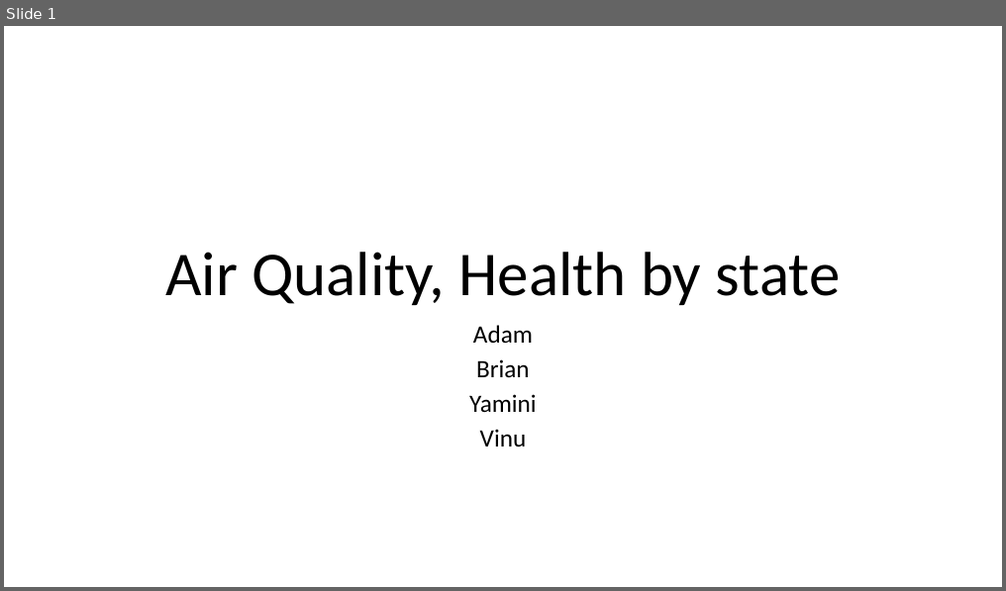
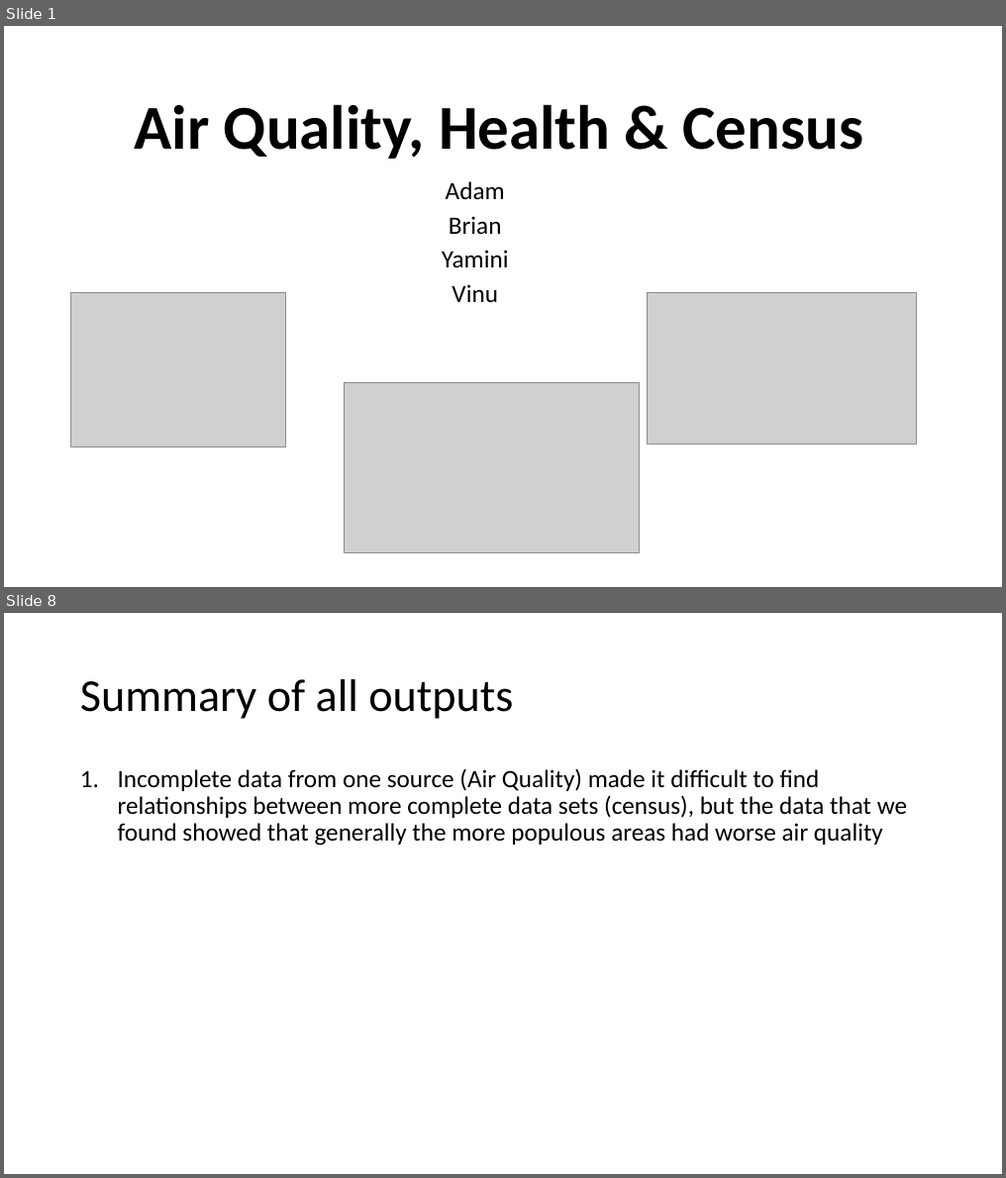
Before and after one commit to amxmongoose/City_Health, a slide deck: City_health_ppt.pptx. Shown one above the other, each under a label of ours: slide 1 before the commit, slides 1 and 8 after it; the slides between them are not shown. The pictures are 1006x591 and 1006x1178 pixels, drawn with LibreOffice and Linux fonts; fonts in the diff are those of the drawing; grey boxes stand for pictures. Boxes give left, top, right and bottom in pixels: in the first picture for what was removed or moved away, otherwise in the second. Text is boxed around its words. In the diff, an @@ line names an element or a change of style, - is before the commit and + after.

```diff
--- a/City_health_ppt.pptx
+++ b/City_health_ppt.pptx
@@ slide 8 added at box(4, 613, 1002, 1174), background #FFFFFF @@
@@ title added at box(80, 679, 513, 719), 44 pt, text #000000 @@
+Summary of all outputs
@@ text added at box(118, 768, 907, 846), 24 pt, text #000000 @@
+1. Incomplete data from one source (Air Quality) made it difficult to find relationships between more complete data sets (census), but the data that we found showed that generally the more populous areas had worse air quality
@@ slide 1 changed as well @@
@@ title at box(135, 104, 863, 159): text changed; bold on @@
-Air Quality, Health by state
+Air Quality, Health & Census
@@ subtitle "Adam": place and size @@
-subtitle "Adam" at box(469, 325, 537, 448)
+subtitle "Adam" at box(442, 181, 509, 302)
@@ picture added at box(70, 293, 285, 448) @@
@@ picture added at box(648, 293, 916, 445) @@
@@ picture added at box(344, 382, 640, 554) @@
```
Also in this commit, not shown: 1 other slide changed, 6 other slides added, 1 slide removed, 15 other files.
